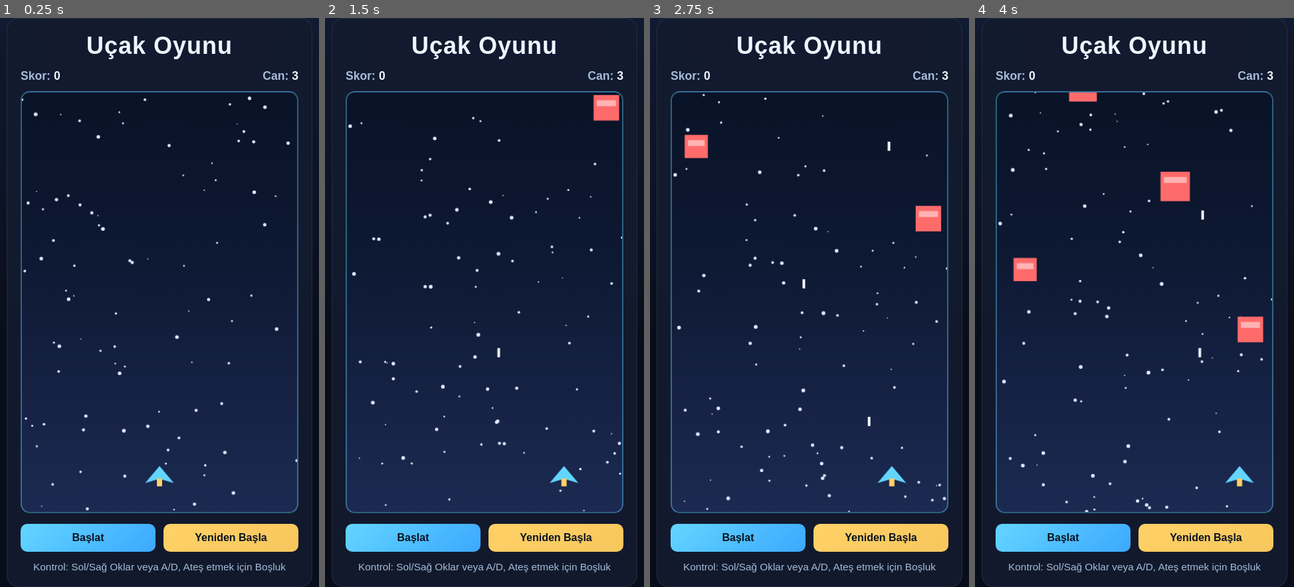
Above: before the commit, frames 1-4 (left to right).
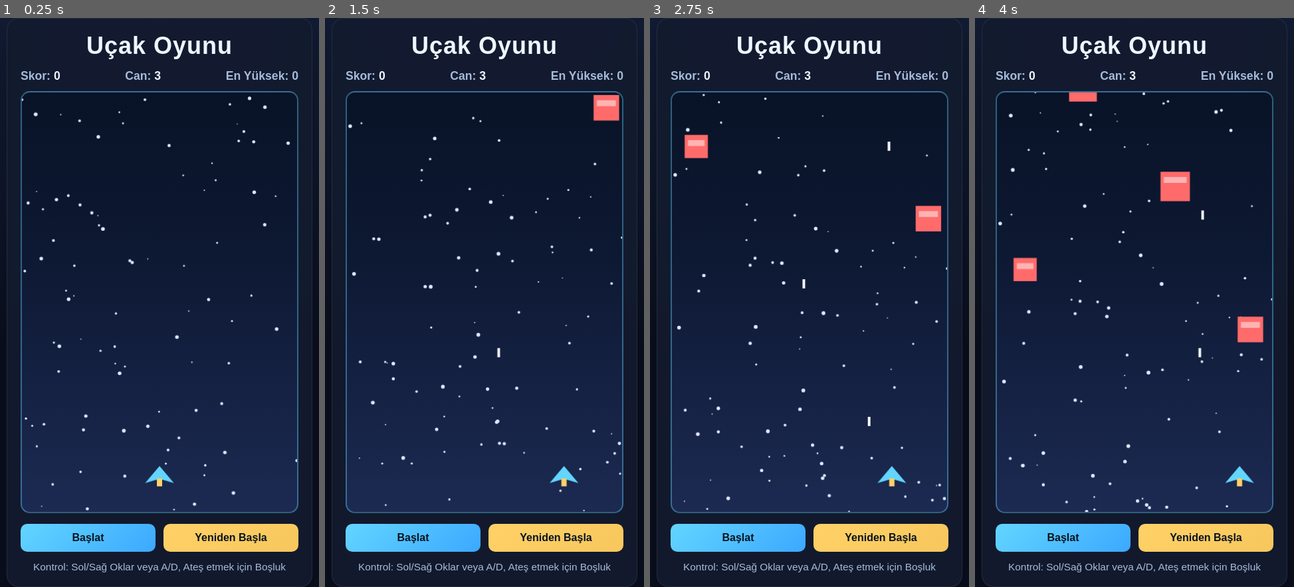
Above: after the commit, the same moments.

Repository: Arasbey30333/U-ak-oyunu
Game: browser game, page index.html
Same seed, same stepped clock (60 frames per second), same inputs: the game is played once before the commit and once after it.
Inputs:
- Up to frame 1 (0.25 s): no input
- Up to frame 2 (1.5 s): click "Yeniden Başla" at 0.27 s; hold Right from 1.03 s (still down); tap Space at 1.1 s
- Up to frame 3 (2.75 s): release Right at 1.53 s; hold Left 1.58-2.15 s; tap Space at 1.6, 2.1, 2.6 s; hold Right from 2.2 s (still down)
- Up to frame 4 (4 s): release Right at 2.87 s; hold Left 2.92-3.35 s; tap Space at 3.1, 3.6 s; hold Right 3.4-3.9 s; hold Left from 3.95 s (still down)

The runs differ from the first frame. In frame 1, 0.2% of the frame differs, in the area x 39-94%, y 9-11%; in frame 2, 0.2%; in frame 3, 0.2%; in frame 4, 0.2%.

Commit message:
Improve the game UI and add a high-score tracker to the airplane game.

Diff:
--- a/index.html
+++ b/index.html
@@ -13,6 +13,7 @@
       <div class="hud">
         <div>Skor: <span id="score">0</span></div>
         <div>Can: <span id="lives">3</span></div>
+        <div>En Yüksek: <span id="bestScore">0</span></div>
       </div>
 
       <canvas id="gameCanvas" width="420" height="640" aria-label="Uçak oyunu alanı"></canvas>
